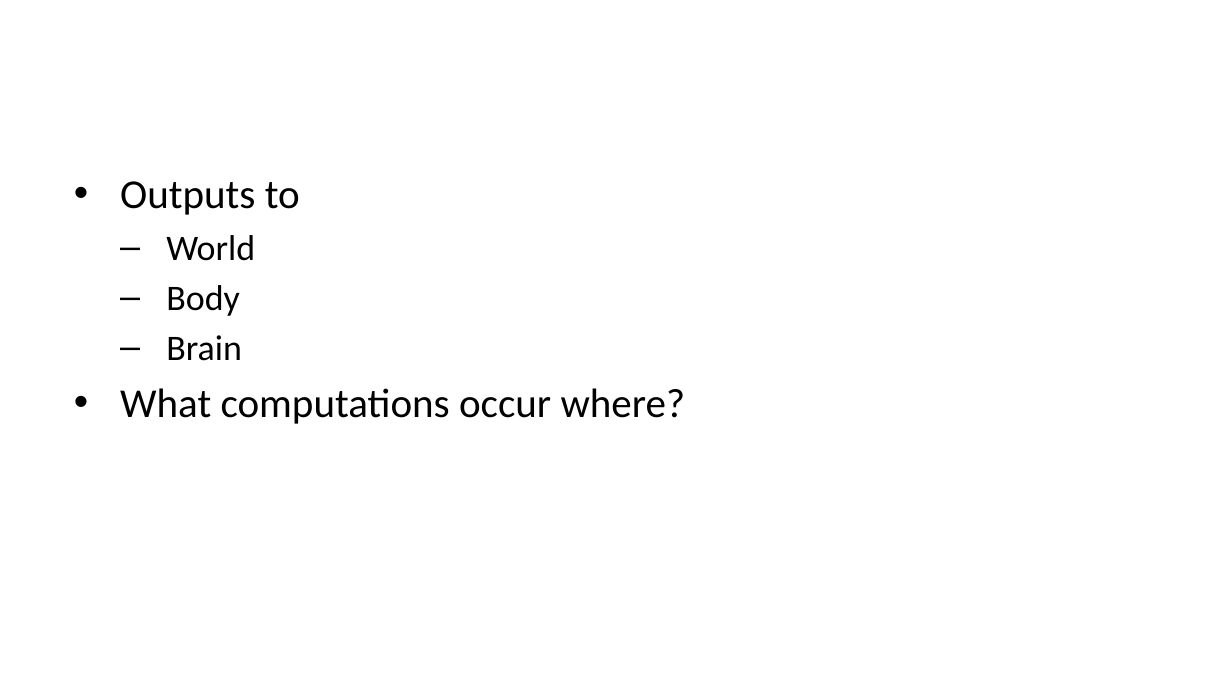
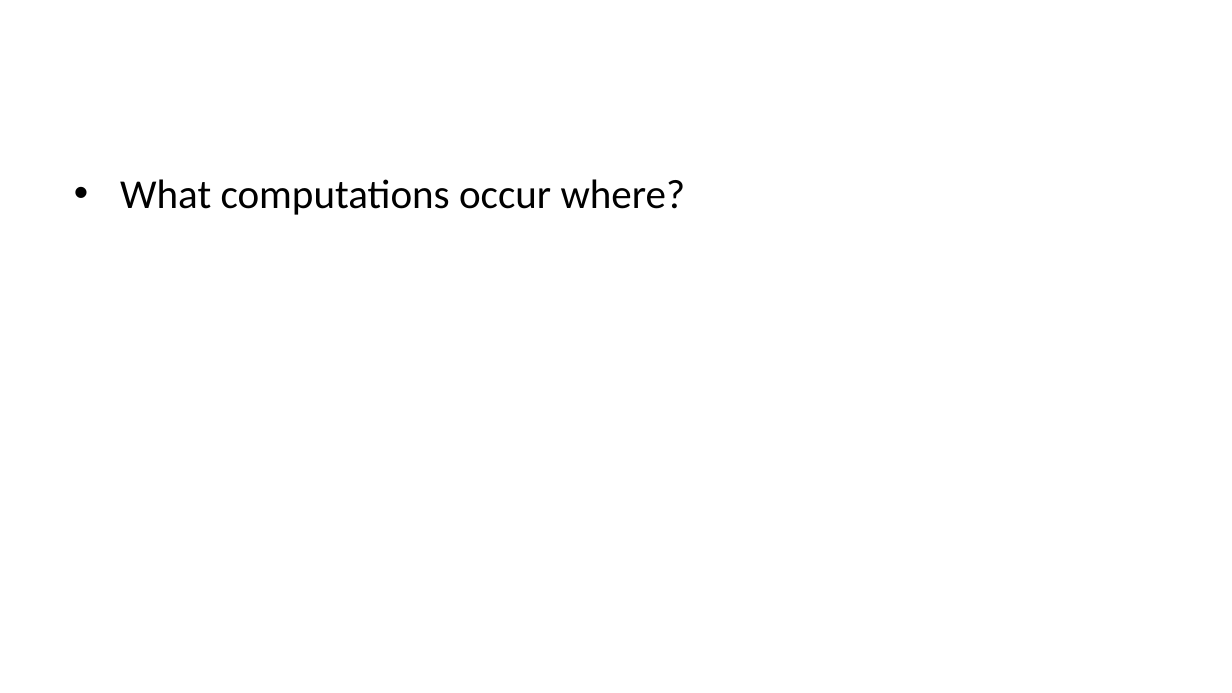
Before and after one commit to psu-psychology/psy-511-scan-fdns-2026-spring, a slide deck: slide 10 of docs/slides/wk-02-2026-01-22-anatomy.pptx. Drawn at 1232x693 pixels with LibreOffice and Linux fonts; fonts in the diff are those of the drawing. Boxes give left, top, right and bottom in pixels: in the first picture for what was removed or moved away, otherwise in the second. Text is boxed around its words. In the diff, an @@ line names an element or a change of style, - is before the commit and + after.

```diff
--- a/docs/slides/wk-02-2026-01-22-anatomy.pptx
+++ b/docs/slides/wk-02-2026-01-22-anatomy.pptx
@@ text at bbox=[120, 181, 300, 361]: paragraphs removed @@
-• Outputs to
-  – World
-  – Body
-  – Brain
```
Also in this commit, not shown: 12 other slides changed, 40 slides added, 9 slides removed, 58 other files.
